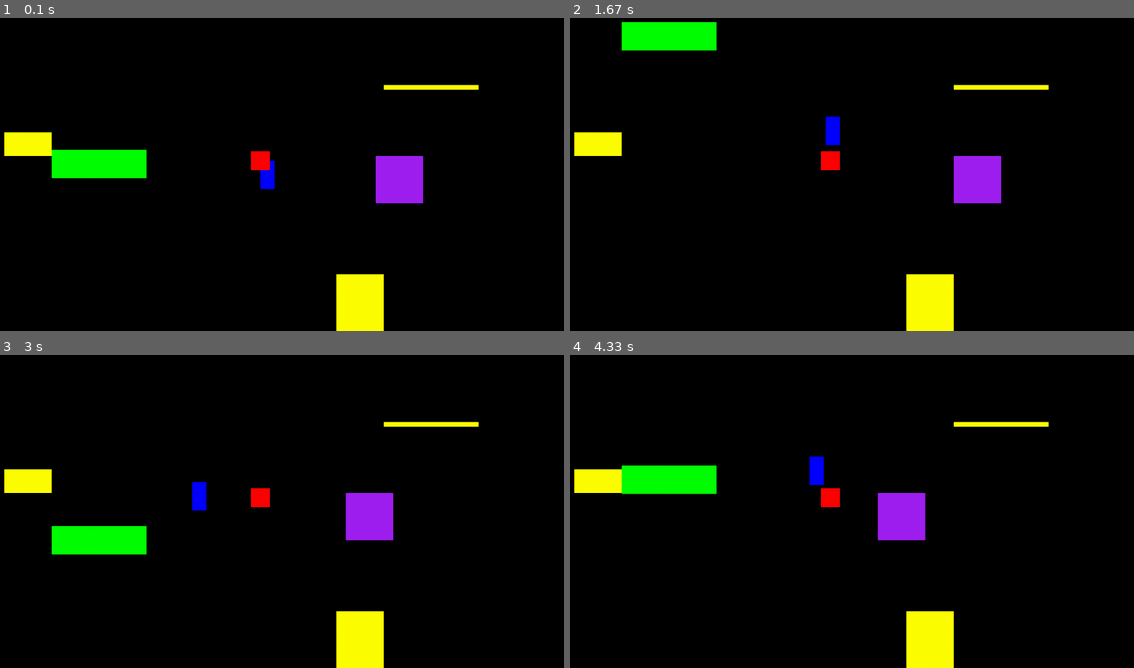
Above: before the commit, frames 1-4 (two rows, left to right).
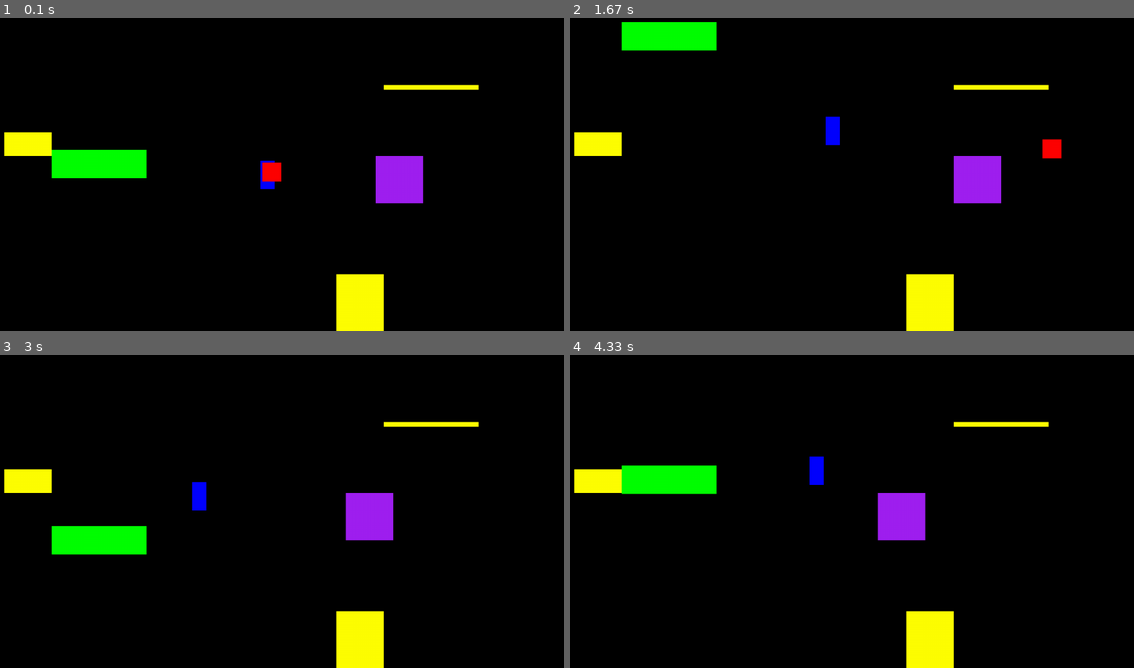
Above: after the commit, the same moments.

Repository: brccabral/Python_Pygame_CollisionsStaticMoving
Game: pygame game, started from main2.py
Same seed, same stepped clock (60 frames per second), same inputs: the game is played once before the commit and once after it.
Inputs:
- Up to frame 1 (0.1 s): no input
- Up to frame 2 (1.67 s): hold Up 0.83-1.3 s; hold Right from 1.33 s (still down)
- Up to frame 3 (3 s): release Right at 1.8 s; hold Left 1.83-2.37 s; hold Down 2.4-2.7 s; hold Left from 2.73 s (still down)
- Up to frame 4 (4.33 s): release Left at 3.13 s; hold Up 3.17-3.53 s; hold Right 3.57-4.2 s; hold Down from 4.23 s (still down)

The runs differ from the first frame. In frame 1, 0.3% of the frame differs, in the area x 44-50%, y 42-53%; in frame 2, 0.4%, in the area x 44-88%, y 38-49%; in frame 3, 0.2%; in frame 4, 0.2%.

Commit message:
ball bounces on obstacles

Diff:
--- a/main2.py
+++ b/main2.py
@@ -167,7 +167,12 @@
 
 
 class Ball(pygame.sprite.Sprite):
-    def __init__(self, groups: List[pygame.sprite.Group]):
+    def __init__(
+        self,
+        groups: List[pygame.sprite.Group],
+        obstacles: pygame.sprite.Group,
+        player: Player,
+    ):
         super().__init__(groups)
         self.image = pygame.Surface((40, 40))
         self.image.fill("red")
@@ -177,6 +182,68 @@
         self.direction = pygame.math.Vector2(1, 1)
         self.speed = 400
         self.old_rect = self.rect.copy()  # previous frame
+
+        self.obstacles = obstacles
+        self.player = player
+
+    def collision(self, direction: pygame.math.Vector2):
+        collision_sprites: List[StaticObstacle] = pygame.sprite.spritecollide(
+            self, self.obstacles, False
+        )
+        if collision_sprites:
+            if direction == "horizontal":
+                for sprite in collision_sprites:
+                    # collision on the right
+                    if (
+                        self.rect.right >= sprite.rect.left
+                        and self.old_rect.right <= sprite.old_rect.left
+                    ):
+                        self.rect.right = sprite.rect.left
+                        self.pos.x = self.rect.x
+                        self.direction.x *= -1
+
+                    # collision on the left
+                    if (
+                        self.rect.left <= sprite.rect.right
+                        and self.old_rect.left >= sprite.old_rect.right
+                    ):
+                        self.rect.left = sprite.rect.right
+                        self.pos.x = self.rect.x
+                        self.direction.x *= -1
+
+            if direction == "vertical":
+                for sprite in collision_sprites:
+                    # collision on the bottom
+                    if (
+                        self.rect.bottom >= sprite.rect.top
+                        and self.old_rect.bottom <= sprite.old_rect.top
+                    ):
+                        self.rect.bottom = sprite.rect.top
+                        self.pos.y = self.rect.y
+                        self.direction.y *= -1
+
+                    # collision on the top
+                    if (
+                        self.rect.top <= sprite.rect.bottom
+                        and self.old_rect.top >= sprite.old_rect.bottom
+                    ):
+                        self.rect.top = sprite.rect.bottom
+                        self.pos.y = self.rect.y
+                        self.direction.y *= -1
+
+    def update(self, dt: float):
+        self.old_rect = self.rect.copy()  # previous frame
+
+        if self.direction.magnitude() != 0:
+            # avoid diagonal speed faster than axis speed
+            self.direction = self.direction.normalize()
+
+        self.pos.x += self.direction.x * self.speed * dt
+        self.rect.x = round(self.pos.x)
+        self.collision("horizontal")
+        self.pos.y += self.direction.y * self.speed * dt
+        self.rect.y = round(self.pos.y)
+        self.collision("vertical")
 
 
 # general setup
@@ -193,8 +260,8 @@
 StaticObstacle((900, 200), (200, 10), [all_sprites, collision_sprites])
 MovingVerticalObstacle((200, 300), (200, 60), [all_sprites, collision_sprites])
 MovingHorizontalObstacle((850, 350), (100, 100), [all_sprites, collision_sprites])
-Player(all_sprites, collision_sprites)
-Ball(all_sprites)
+player = Player(all_sprites, collision_sprites)
+Ball(all_sprites, collision_sprites, player)
 
 # loop
 last_time = time.time()
